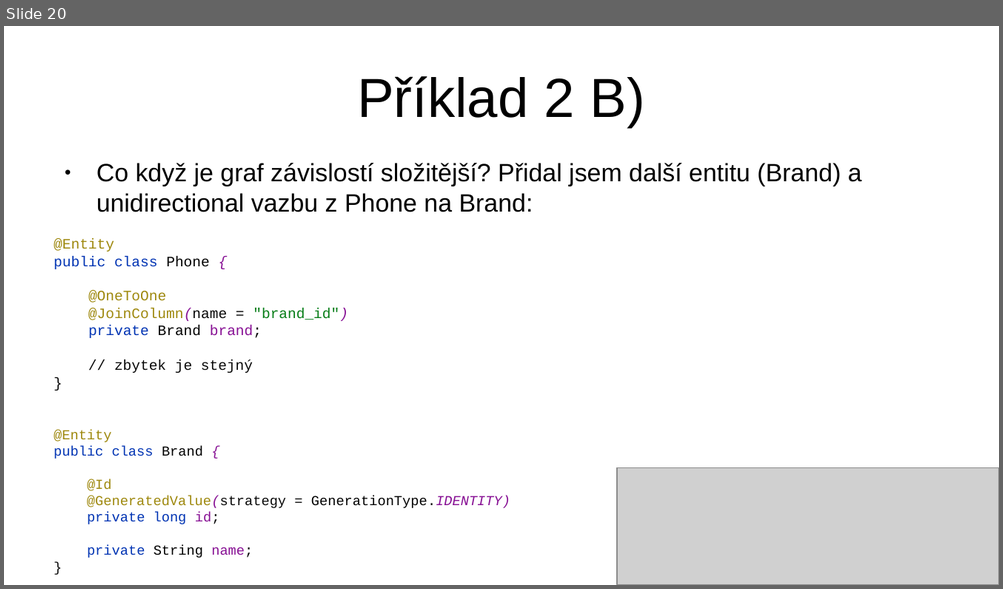
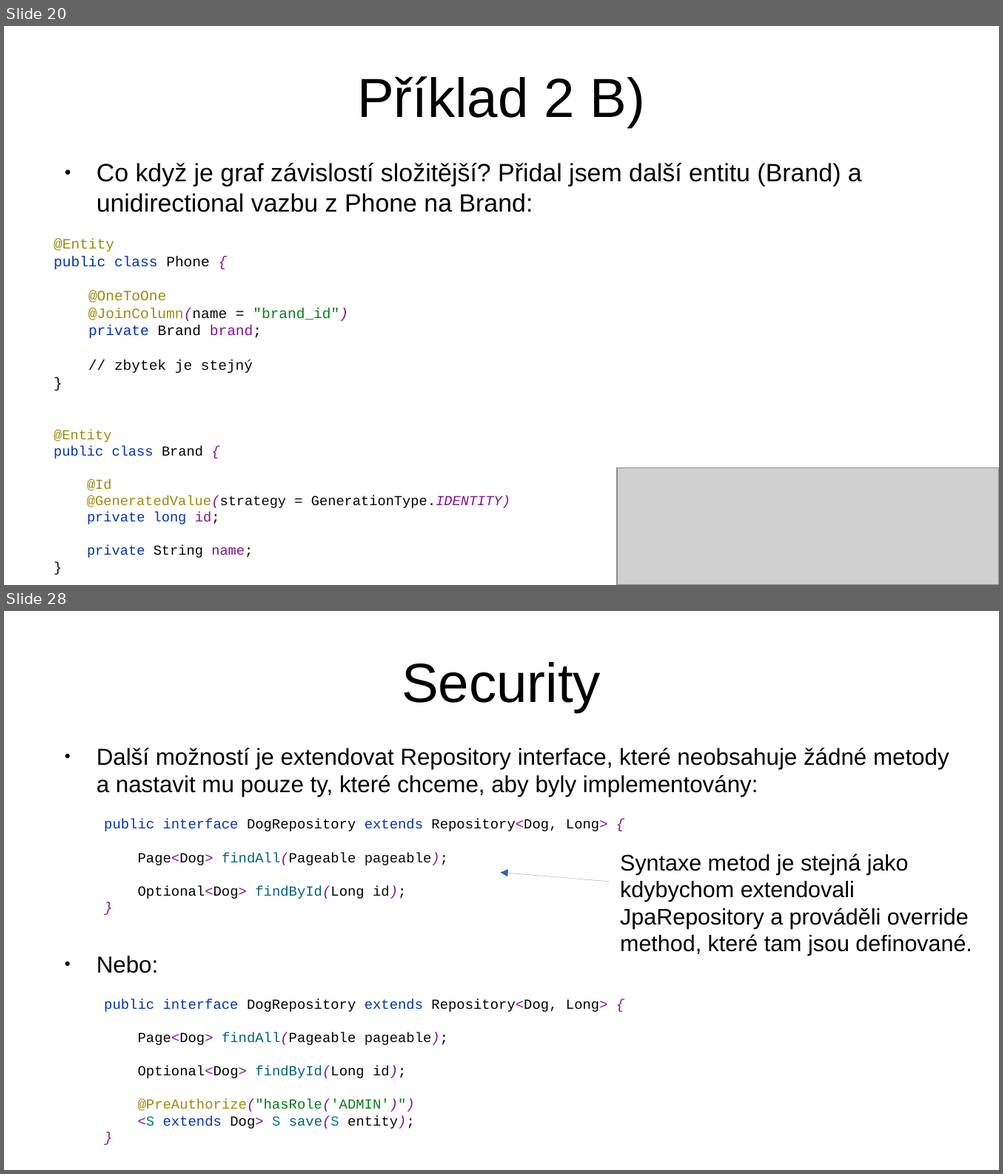
Before and after one commit to jirkapinkas/javadays-2020, a slide deck: spring-data-rest/Prednaska.odp. Shown one above the other, each under a label of ours: slide 20 before the commit, slides 20 and 28 after it; the slides between them are not shown. The pictures are 1003x589 and 1003x1174 pixels, drawn with LibreOffice and Linux fonts; fonts in the diff are those of the drawing; grey boxes stand for pictures. Boxes give left, top, right and bottom in pixels: in the first picture for what was removed or moved away, otherwise in the second. Text is boxed around its words. In the diff, an @@ line names an element or a change of style, - is before the commit and + after.

```diff
--- a/spring-data-rest/Prednaska.odp
+++ b/spring-data-rest/Prednaska.odp
@@ slide 28 added at bbox=[4, 611, 999, 1170], background #FFFFFF @@
@@ title added at bbox=[401, 662, 600, 712], 44 pt, text #000000 @@
+Security
@@ text added at bbox=[96, 748, 949, 1129], 11.1 pt, text #000000 @@
+● Další možností je extendovat Repository interface, které neobsahuje žádné metody a nastavit mu pouze ty, které chceme, aby byly implementovány:
+public interface DogRepository extends Repository<Dog, Long> {
+Page<Dog> findAll(Pageable pageable);
+Optional<Dog> findById(Long id);
+}
+● Nebo:
+public interface DogRepository extends Repository<Dog, Long> {
+Page<Dog> findAll(Pageable pageable);
+Optional<Dog> findById(Long id);
+@PreAuthorize("hasRole('ADMIN')")
+<S extends Dog> S save(S entity);
+}
@@ text added at bbox=[620, 854, 972, 956], 18 pt, text #000000 @@
+Syntaxe metod je stejná jako kdybychom extendovali JpaRepository a prováděli override method, které tam jsou definované.
@@ arrow added from (609, 882) to (501, 873), #3465A4 0 pt @@
```
Also in this commit, not shown: 4 slides changed, 14 other slides added, 2 slides removed, 6 other files.
